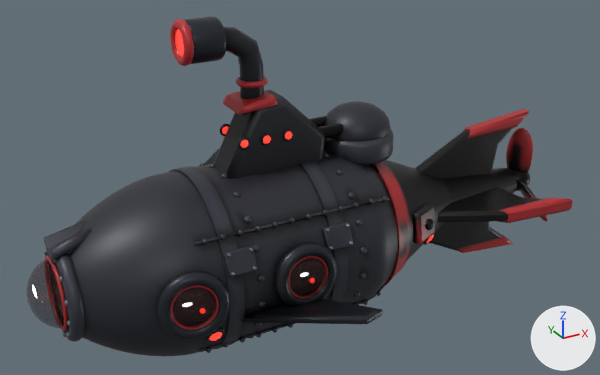
An edit to the glTF model models-src/enemy_gunner.glb, drawn before and after from the same camera.
Before and after are seen from a camera (50 mm lens) standing at (-2.72, -5.26, 3.03) and looking at (0.17, 0.0, 0.4). The lights are fixed; the arrows at lower right show +X, +Y and +Z. The older version comes first. Where no turn or scale is listed for an object, it has been applied to the vertices. Vertices at exactly the same position are counted once.

The first picture shows 'enemy_gunner_body', 'propeller.001', 'side_detail.001' and 1 more.
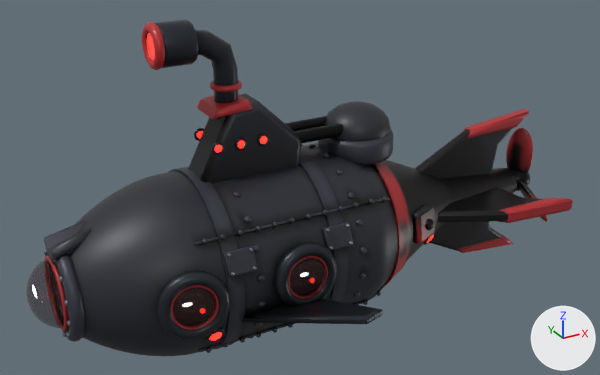
What differs and where, as boxes [x1, y1, x2, y2] in the pictures (600 x 375 px; the box of a moved part takes in the faces that stretch with it):
'enemy_gunner_body', reshaped: before [32, 16, 573, 356]; after [32, 20, 573, 356]
part 1 of me_enemy_gunner_body, moved or reshaped: before [214, 90, 325, 179]; after [188, 93, 301, 183]
part 2 of me_enemy_gunner_body, moved or reshaped: before [222, 90, 279, 114]; after [197, 94, 253, 119]
part 3 of me_enemy_gunner_body, moved or reshaped: before [170, 19, 194, 66]; after [142, 22, 165, 70]
part 4 of me_enemy_gunner_body, moved or reshaped: before [236, 76, 268, 88]; after [210, 80, 242, 92]
part 5 of me_enemy_gunner_body, moved or reshaped: before [241, 140, 248, 148]; after [214, 145, 222, 153]
part 6 of me_enemy_gunner_body, moved or reshaped: before [263, 136, 271, 143]; after [238, 140, 245, 148]
part 7 of me_enemy_gunner_body, moved or reshaped: before [285, 132, 292, 139]; after [260, 136, 268, 144]
part 8 of me_enemy_gunner_body, moved or reshaped: before [222, 126, 228, 134]; after [197, 131, 203, 139]
part 9 of me_enemy_gunner_body, moved or reshaped (mostly hidden): before [175, 29, 184, 56]; after [147, 33, 154, 60]
part 10 of me_enemy_gunner_body, moved or reshaped: before [238, 137, 250, 150]; after [211, 142, 224, 155]
part 11 of me_enemy_gunner_body, moved or reshaped: before [260, 133, 273, 146]; after [235, 137, 247, 150]
part 12 of me_enemy_gunner_body, moved or reshaped: before [282, 129, 294, 141]; after [257, 133, 269, 146]
part 13 of me_enemy_gunner_body, moved or reshaped: before [219, 124, 229, 136]; after [194, 128, 204, 141]
part 14 of me_enemy_gunner_body, moved or reshaped: before [224, 27, 264, 116]; after [195, 30, 238, 121]
part 15 of me_enemy_gunner_body, moved or reshaped: before [184, 16, 226, 64]; after [155, 20, 198, 68]
part 16 of me_enemy_gunner_body, edited (looks the same): [34, 101, 528, 338] in both

Diff of the bpy script that builds the scene:
```diff
--- a/models-src/enemy_gunner.glb.py
+++ b/models-src/enemy_gunner.glb.py
@@ me_enemy_gunner_body @@
 me_enemy_gunner_body.from_pydata(...)  # 13923 vertices, 27224 faces; spans x -1.98..2.49, y -1.25..1.25, z -0.73..1.82
 # used by ob_enemy_gunner_body; location = (0.0, 0.0, 0.0)
+# me_enemy_gunner_body part 1: the loose piece of 30 vertices spanning x -0.57..0.33, y -0.16..0.16, z 0.56..1.2 is moved by (-0.2, 0.0, 0.0)
+# me_enemy_gunner_body part 2: the loose piece of 24 vertices spanning x -0.4..-0.08, y -0.17..0.17, z 1.13..1.23 is moved by (-0.2, 0.0, 0.0)
+# me_enemy_gunner_body part 3: the loose piece of 336 vertices spanning x -0.77..-0.7, y -0.16..0.16, z 1.5..1.82 is moved by (-0.2, 0.0, 0.0)
+# me_enemy_gunner_body part 4: the loose piece of 288 vertices spanning x -0.34..-0.11, y -0.11..0.11, z 1.29..1.34 is moved by (-0.2, 0.0, 0.0)
+# me_enemy_gunner_body part 5: the loose piece of 86 vertices spanning x -0.41..-0.34, y -0.18..-0.14, z 0.88..0.95 is moved by (-0.2, 0.0, 0.0)
+# me_enemy_gunner_body part 6: the loose piece of 86 vertices spanning x -0.23..-0.16, y -0.18..-0.14, z 0.88..0.95 is moved by (-0.2, 0.0, 0.0)
+# me_enemy_gunner_body part 7: the loose piece of 86 vertices spanning x -0.05..0.02, y -0.18..-0.14, z 0.88..0.95 is moved by (-0.2, 0.0, 0.0)
+# me_enemy_gunner_body part 8: the loose piece of 86 vertices spanning x -0.41..-0.34, y 0.14..0.18, z 0.88..0.95 is moved by (-0.2, 0.0, 0.0)
+# me_enemy_gunner_body part 9: the loose piece of 48 vertices spanning x -0.75..-0.72, y -0.11..0.11, z 1.55..1.77 is moved by (-0.2, 0.0, 0.0)
+# me_enemy_gunner_body part 10: the loose piece of 128 vertices spanning x -0.42..-0.32, y -0.17..-0.15, z 0.87..0.97 is moved by (-0.2, 0.0, 0.0)
+# me_enemy_gunner_body part 11: the loose piece of 128 vertices spanning x -0.25..-0.15, y -0.17..-0.15, z 0.87..0.97 is moved by (-0.2, 0.0, 0.0)
+# me_enemy_gunner_body part 12: the loose piece of 128 vertices spanning x -0.07..0.03, y -0.17..-0.15, z 0.87..0.97 is moved by (-0.2, 0.0, 0.0)
+# me_enemy_gunner_body part 13: the loose piece of 128 vertices spanning x -0.42..-0.32, y 0.15..0.17, z 0.87..0.97 is moved by (-0.2, 0.0, 0.0)
+# me_enemy_gunner_body part 14: the loose piece of 90 vertices spanning x -0.51..-0.14, y -0.09..0.09, z 1.0..1.74 is moved by (-0.2, 0.0, 0.0)
+# me_enemy_gunner_body part 15: the loose piece of 144 vertices spanning x -0.73..-0.47, y -0.15..0.15, z 1.51..1.81 is moved by (-0.2, 0.0, 0.0)
+# me_enemy_gunner_body part 16: 2347 kept faces spanning x -1.94..2.49, y -0.69..0.69, z -0.73..1.33 get new vertex colours
 me_enemy_gunner_body.materials.append(mat_enemy_hull)
```
